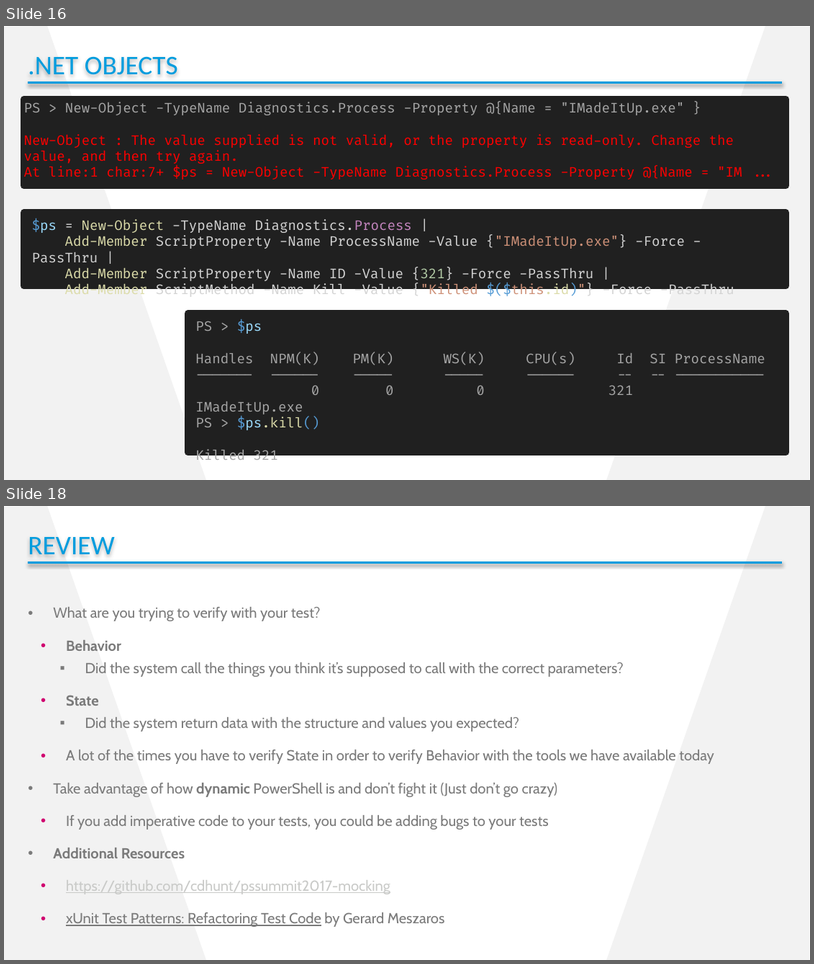
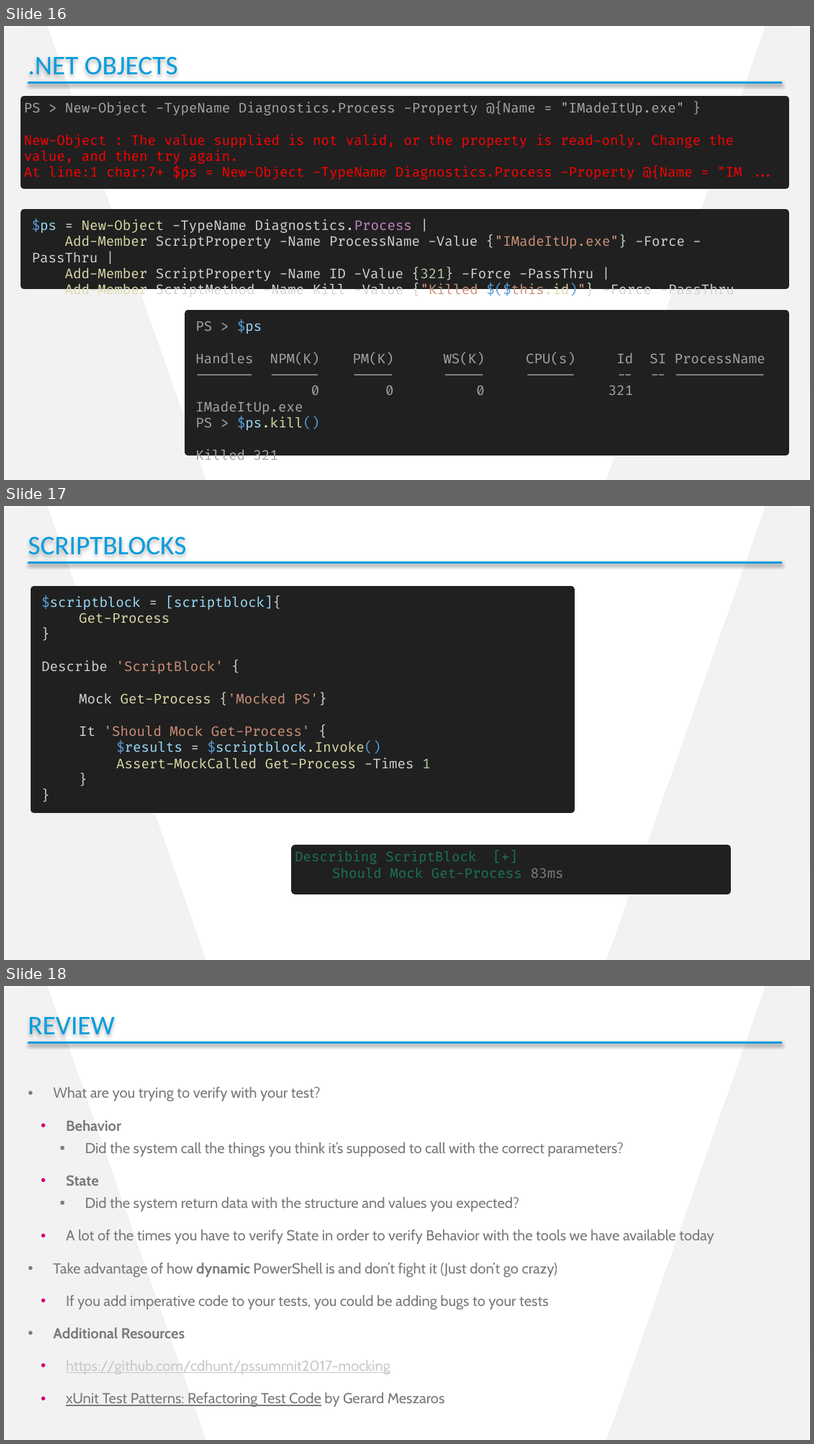
Before and after one commit to cdhunt/pssummit2017-mocking, a slide deck: Summit2017_Mocking.pptx. Shown one above the other, each under a label of ours: slides 16 and 18 before the commit, slides 16, 17 and 18 after it; the slides between them are not shown. The pictures are 814x964 and 814x1444 pixels, drawn with LibreOffice and Linux fonts; fonts in the diff are those of the drawing; background and template pictures are left out. Boxes give left, top, right and bottom in pixels: in the first picture for what was removed or moved away, otherwise in the second. Text is boxed around its words. In the diff, an @@ line names an element or a change of style, - is before the commit and + after.

Commit message:
Improve scriptblock example

```diff
--- a/Summit2017_Mocking.pptx
+++ b/Summit2017_Mocking.pptx
@@ slide 17 added at (4,506,810,960), background #FFFFFF; not listed: 2 template elements that a slide beside it also shows @@
@@ text added at (28,536,186,555), 24 pt, text #009CDE @@
+SCRIPTBLOCKS
@@ line added from (28, 562) to (782, 562), #009CDE 2 pt @@
@@ rectangle added at (34,589,571,809), fill #202020, outline #202020 6 pt, 12 pt, text #DCDCAA @@
+$scriptblock = [scriptblock]{
+Get-Process
+}
+Describe 'ScriptBlock' {
+Mock Get-Process {'Mocked PS'}
+It 'Should Mock Get-Process' {
+$results = $scriptblock.Invoke()
+Assert-MockCalled Get-Process -Times 1
+}
+}
@@ text added at (295,848,728,890), fill #202020, outline #202020 6 pt, 12 pt, text #197552 @@
+Describing ScriptBlock [+]
+Should Mock Get-Process 83ms
```
Also in this commit, not shown: 1 slide removed, 1 other file.
